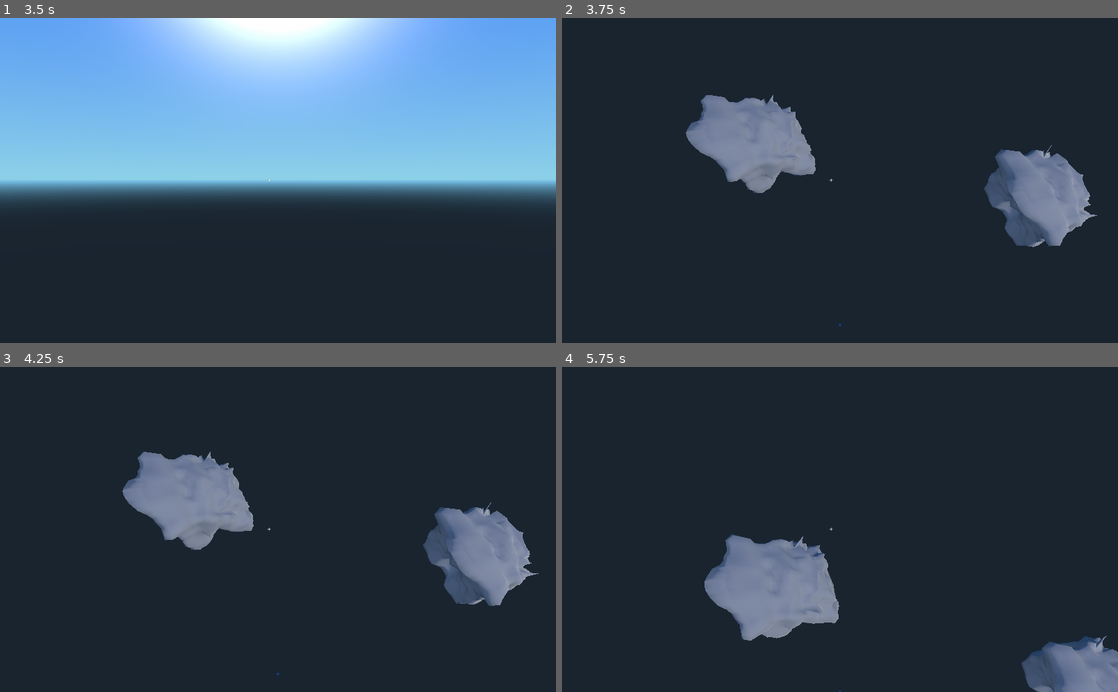
Above: before the commit, frames 1-4 (two rows, left to right).
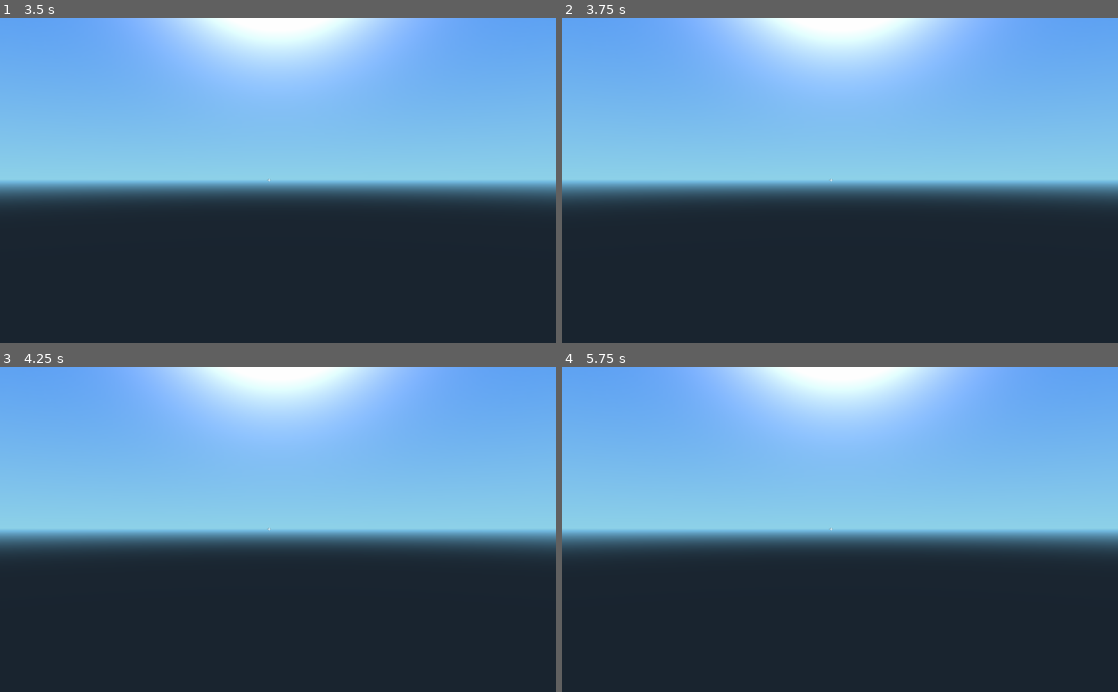
Above: after the commit, the same moments.

Repository: CosineGaming/nv-moba
Game: Godot game, scene res://lobby.tscn
The game is run twice, just before and just after one commit, with the same random seed, the same clock (stepped at 60 frames per second) and the same inputs.
Inputs (mouse positions are in pixels of both pictures, inside the frame that each line leads up to):
- Up to frame 1 (3.5 s): click (50, 70) at 0.52 s; type "Alex" at 0.6 s; click "Server" at 1.25 s; click "Serving!" at 2 s; click "Singleplayer" at 2.75 s
- Up to frame 2 (3.75 s): tap Enter at 3.5 s; move the mouse to (867, 180) at 3.52 s; hold , (move_forwards) from 3.53 s (still down)
- Up to frame 3 (4.25 s): keep holding , (move_forwards); tap Space (jump) at 3.77 s
- Up to frame 4 (5.75 s): keep holding , (move_forwards); move the mouse to (812, 529) at 4.27 s; tap Space (jump) at 4.52 s; move the mouse to (851, 523) at 5.02 s

Frame 1 is identical in both runs. In frame 2, 58% of the frame differs, in the area x 0-100%, y 0-95%; in frame 3, 59%; in frame 4, 64%, in the area x 0-100%, y 0-100%.

Commit message:
Fix all players being master
Previously, everyone thought everyone was master, and it resulted in you
controlling each player. Now you are only the master of /your/ player,
so multiplayer works as expected.

Diff:
--- a/lobby.gd
+++ b/lobby.gd
@@ -6,6 +6,7 @@
 var SERVER_IP = "127.0.0.1"
 var SERVER_PORT = 2467
 var MAX_PLAYERS = 2
+var SERVER_PLAYING = true
 
 var player_info = {}
 var my_info = {}
@@ -32,6 +33,7 @@
 	var peer = NetworkedMultiplayerENet.new()
 	peer.create_server(SERVER_PORT, 1)
 	get_tree().set_network_peer(peer)
+	player_info[1] = my_info
 	pre_configure_game()
 
 func _server_init():
@@ -39,6 +41,8 @@
 	peer.create_server(SERVER_PORT, MAX_PLAYERS)
 	get_tree().set_network_peer(peer)
 	get_node("Server").set_text("Serving!")
+	if SERVER_PLAYING:
+		player_info[1] = my_info
 
 func _player_connected(id):
 	print("Connect, my friend: " + str(id))
@@ -49,13 +53,14 @@
 remote func register_player(id, info):
 	player_info[id] = info
 	if (get_tree().is_network_server()):
+		# Send current players' info to new player
 		rpc_id(id, "register_player", 1, my_info)
-		# Send current players' info to new player
 		for peer_id in player_info:
 			rpc_id(id, "register_player", peer_id, player_info[peer_id])
 		if (player_info.size() == MAX_PLAYERS):
 			rpc("pre_configure_game")
-			pre_configure_game()
+			if SERVER_PLAYING:
+				pre_configure_game()
 
 var players_done = []
 remote func done_preconfiguring(who):
@@ -70,15 +75,11 @@
 	var world = load("res://world.tscn").instance()
 	get_node("/root").add_child(world)
 
-	var my_player = preload("res://player.tscn").instance()
-	my_player.set_name(str(self_peer_id))
-	my_player.set_network_master(self_peer_id)
-	get_node("/root/world/players").add_child(my_player)
-
-	# Load other players
+	# Load all players (including self)
 	for p in player_info:
 		var player = preload("res://player.tscn").instance()
 		player.set_name(str(p))
+		player.set_network_master(p)
 		get_node("/root/world/players").add_child(player)
 
 	rpc_id(1, "done_preconfiguring", self_peer_id)
